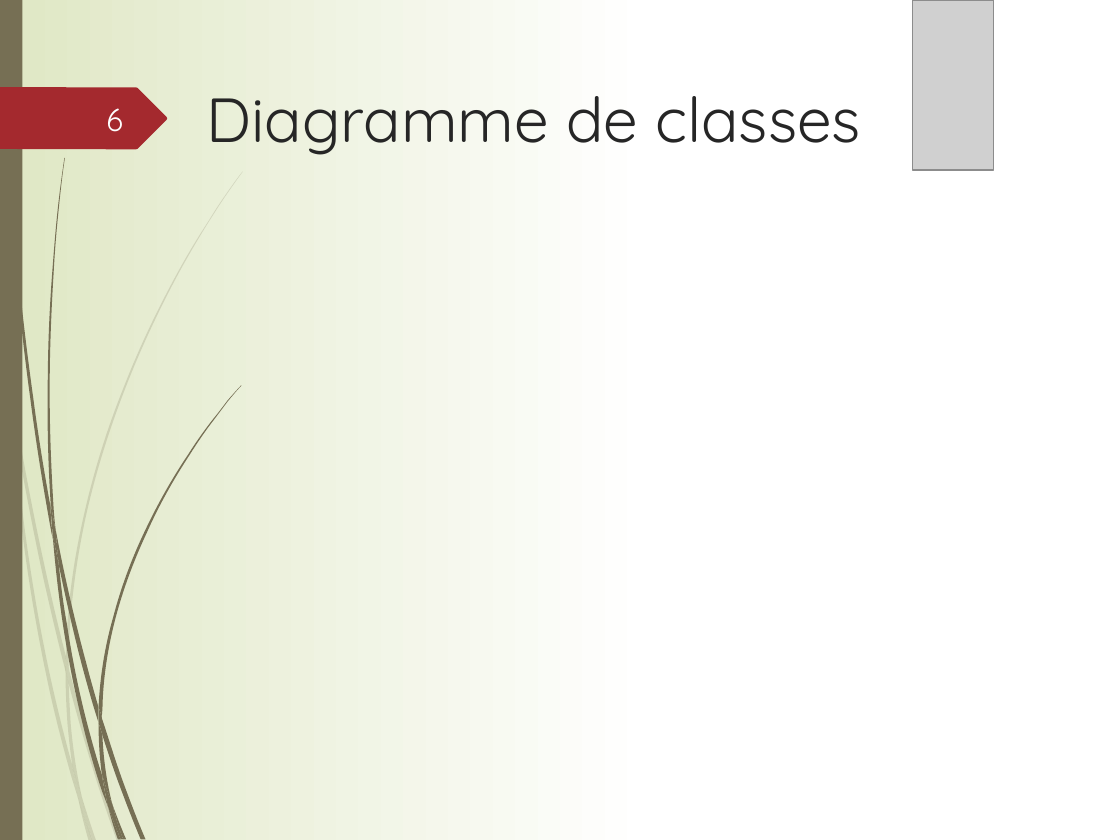
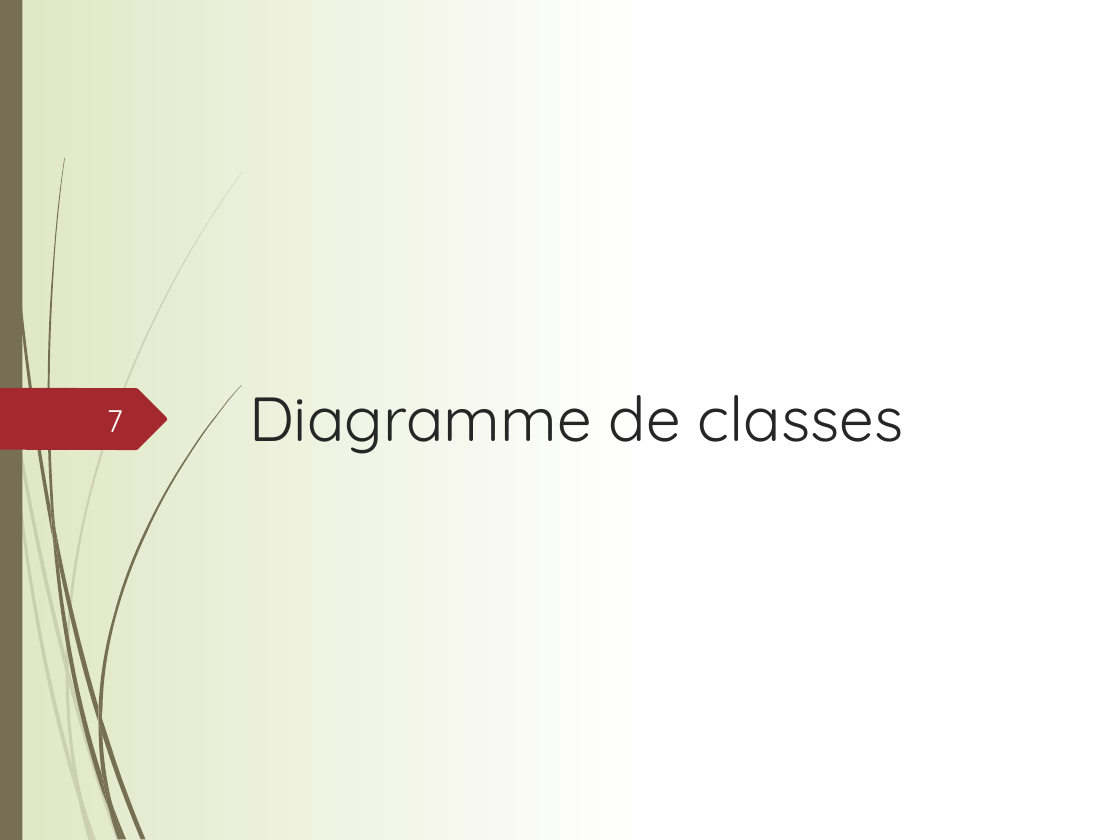
Before and after one commit to jermoret/KillerVsHealer, a slide deck: slide 7 of Presentation/KillerVsHealer.pptx (slide 6 before the commit). Drawn at 1120x840 pixels with LibreOffice and Linux fonts; fonts in the diff are those of the drawing; grey boxes stand for pictures. Boxes give left, top, right and bottom in pixels: in the first picture for what was removed or moved away, otherwise in the second. Text is boxed around its words. In the diff, an @@ line names an element or a change of style, - is before the commit and + after.

```diff
--- a/Presentation/KillerVsHealer.pptx
+++ b/Presentation/KillerVsHealer.pptx
@@ picture removed at (913,0,993,170) @@
@@ page number removed at (106,108,123,132) @@
-6
@@ title "Diagramme de classes": place and size @@
-title "Diagramme de classes" at (207,96,861,155)
+title "Diagramme de classes" at (249,395,904,454)
@@ title "Diagramme de classes" at (249,395,904,454): vertical alignment top to bottom @@
@@ freeform shape: place and size @@
-freeform shape at (0,87,167,150)
+freeform shape at (0,388,167,450)
@@ page number added at (107,410,123,432), 20 pt, text #FEFFFF @@
+7
```
Also in this commit, not shown: 2 other slides changed, 3 slides added.
